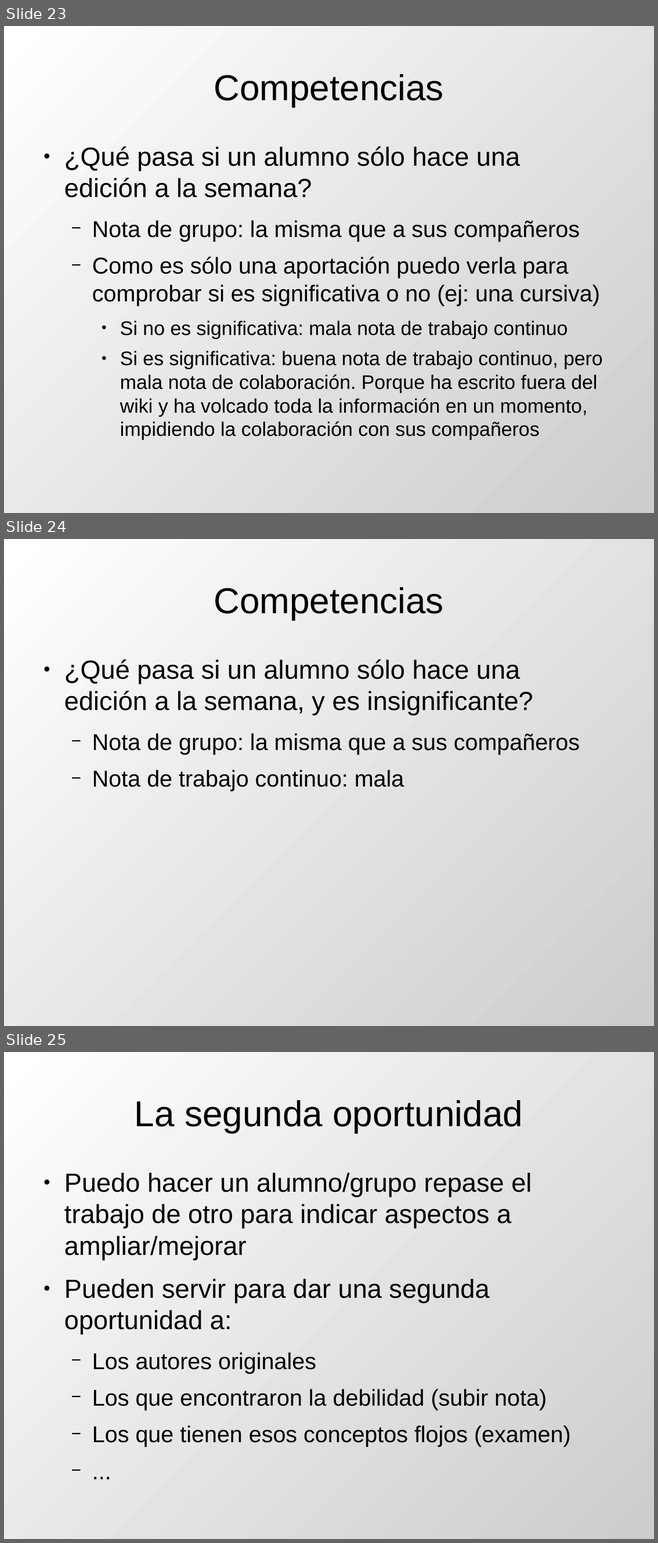
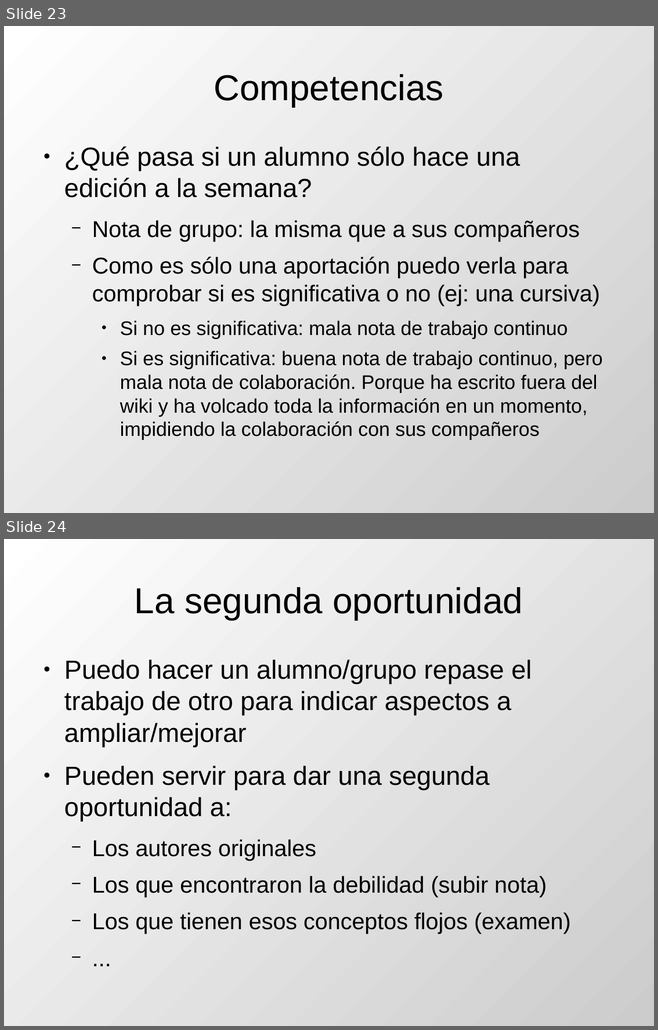
Before and after one commit to DrPantera/wikis4education, a slide deck: uca-2013_07/tema-5-EvaluacionWikis.odp. Shown one above the other, each under a label of ours: slides 23, 24 and 25 before the commit, slides 23 and 24 after it. The pictures are 658x1543 and 658x1030 pixels, drawn with LibreOffice and Linux fonts; fonts in the diff are those of the drawing. Boxes give left, top, right and bottom in pixels: in the first picture for what was removed or moved away, otherwise in the second. Text is boxed around its words. In the diff, an @@ line names an element or a change of style, - is before the commit and + after.

```diff
--- a/uca-2013_07/tema-5-EvaluacionWikis.odp
+++ b/uca-2013_07/tema-5-EvaluacionWikis.odp
@@ slide 24 removed at bbox=[4, 539, 654, 1026], background gradient #FFFFFF to #CCCCCC @@
@@ title removed at bbox=[213, 587, 444, 620] @@
-Competencias
@@ text removed at bbox=[64, 659, 579, 791] @@
-● ¿Qué pasa si un alumno sólo hace una edición a la semana, y es insignificante?
-  − Nota de grupo: la misma que a sus compañeros
-  − Nota de trabajo continuo: mala
@@ what was slide 25 is now slide 24 @@
```
Also in this commit, not shown: 1 other file.
